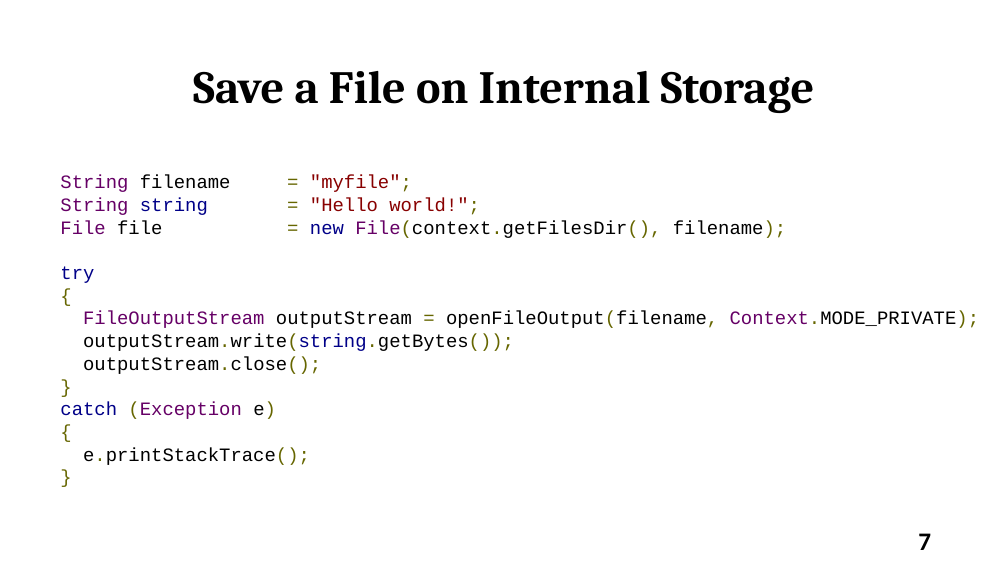
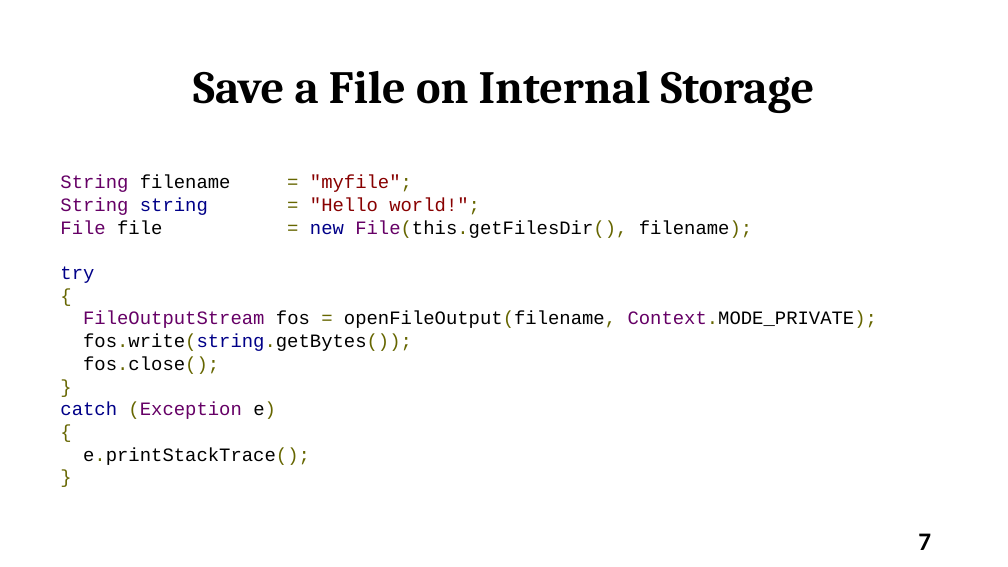
Before and after one commit to varanee/Course, a slide deck: slide 7 of Mobile_App_Dev/Week6/Lec6.odp. Drawn at 1008x567 pixels with LibreOffice and Linux fonts; fonts in the diff are those of the drawing. Boxes give left, top, right and bottom in pixels: in the first picture for what was removed or moved away, otherwise in the second. Text is boxed around its words. In the diff, an @@ line names an element or a change of style, - is before the commit and + after.

```diff
--- a/Mobile_App_Dev/Week6/Lec6.odp
+++ b/Mobile_App_Dev/Week6/Lec6.odp
@@ text at bbox=[310, 221, 752, 238]: text changed @@
-File file = new File(context.getFilesDir(), filename);
+File file = new File(this.getFilesDir(), filename);
@@ text at bbox=[83, 311, 878, 374]: text changed @@
-{
-FileOutputStream outputStream = openFileOutput(filename, Context.MODE_PRIVATE);
-outputStream.write(string.getBytes());
-outputStream.close();
-}
+{
+FileOutputStream fos = openFileOutput(filename, Context.MODE_PRIVATE);
+fos.write(string.getBytes());
+fos.close();
+}
```
Also in this commit, not shown: 3 other slides changed, 11 other files.
